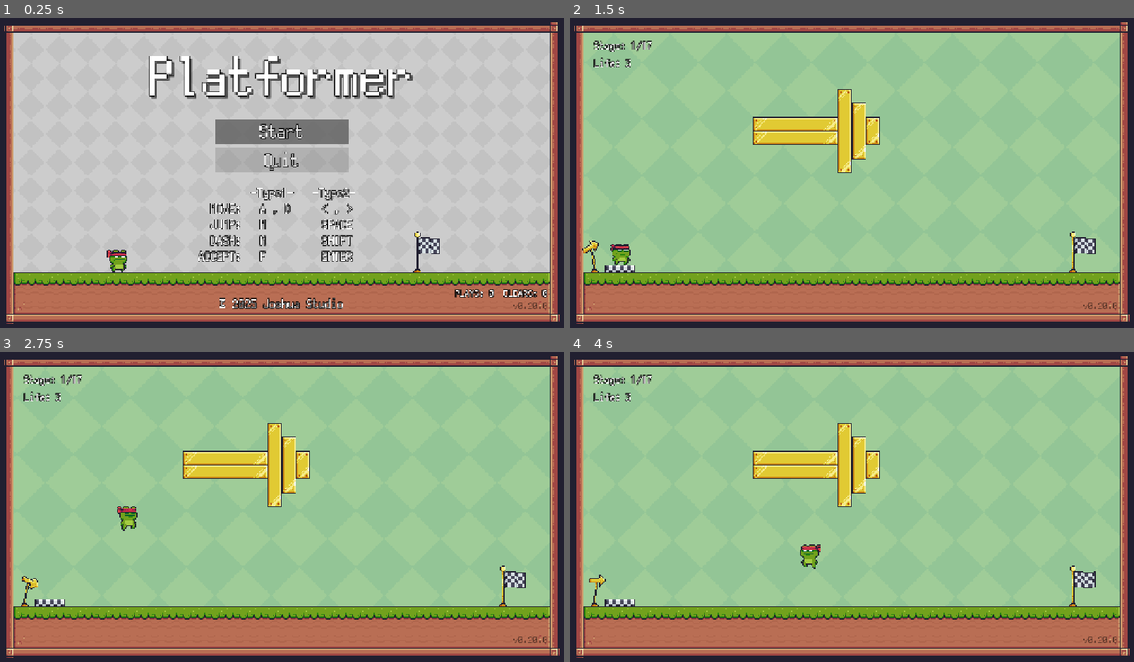
Above: before the commit, frames 1-4 (two rows, left to right).
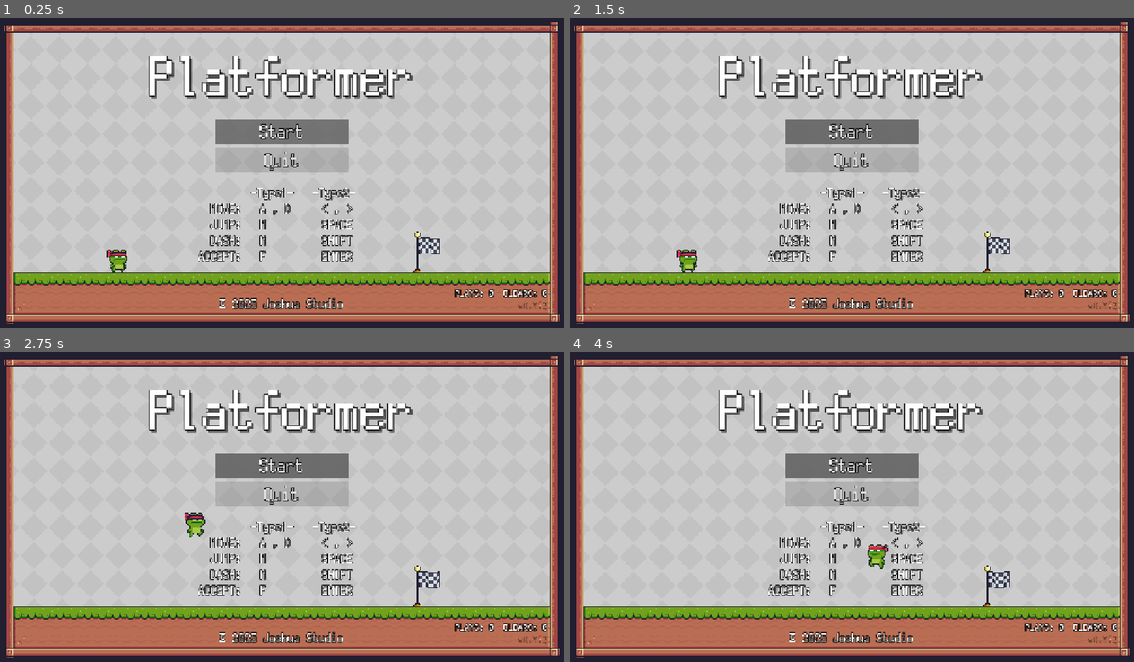
Above: after the commit, the same moments.

Repository: joshuafolkken/godot-2d-platformer
Game: Godot game, scene res://scenes/title.tscn
Two runs of this game, one before a commit and one after it. Both use one fixed random seed, a clock stepped at 60 frames per second and the inputs below.
Inputs (mouse positions are in pixels of both pictures, inside the frame that each line leads up to):
- Up to frame 1 (0.25 s): no input
- Up to frame 2 (1.5 s): click "Start" at 0.5 s; click (852, 129) at 1.25 s, where only the run after the commit has a clickable "Start"
- Up to frame 3 (2.75 s): hold D (right) from 2.03 s (still down); tap Shift (dash) at 2.1 s; tap Space (jump) at 2.27, 2.3, 2.57 s
- Up to frame 4 (4 s): tap Space (jump) at 2.85, 3.02, 3.32, 3.8 s; tap Shift (dash) at 3.05, 3.6 s; release D (right) at 3.53 s; hold A (left) from 3.53 s (still down)

The runs differ from the first frame. In frame 1, less than 0.1% of the frame differs, in the area x 90-97%, y 91-94%; in frame 2, 74%, in the area x 2-98%, y 4-94%; in frame 3, 74%; in frame 4, 74%.
Error after the commit: Parse Error: Identifier "Log" not declared in the current scope. (res://scripts/global/game_manager.gd:46)

Commit message:
refactor #142

Diff:
--- a/project.godot
+++ b/project.godot
@@ -11,7 +11,7 @@
 [application]
 
 config/name="Godot 2D Platformer"
-config/version="0.20.0"
+config/version="0.21.0"
 run/main_scene="uid://dfddsmhm3n04y"
 config/features=PackedStringArray("4.4", "Forward Plus")
 config/icon="res://icon.svg"
--- a/scenes/stage_base.gd
+++ b/scenes/stage_base.gd
@@ -3,7 +3,9 @@
 
 # Called when the node enters the scene tree for the first time.
 func _ready() -> void:
+	AudioManager.stop_all_sounds()
 	get_tree().paused = false
+	AudioManager.play_ambient(AudioManager.SoundId.BGM)
 
 
 func _process(_delta: float) -> void:
--- a/scenes/title.gd
+++ b/scenes/title.gd
@@ -7,6 +7,8 @@
 
 # Called when the node enters the scene tree for the first time.
 func _ready() -> void:
+	AudioManager.stop_all_sounds()
+
 	get_tree().paused = false
 	start_button.grab_focus()
 	quit_button.visible = OS.get_name() != "Web"
--- a/scripts/global/game_manager.gd
+++ b/scripts/global/game_manager.gd
@@ -4,33 +4,24 @@
 signal player_respawned
 signal player_died
 
-const INITIAL_STAGE_INDEX := -1
-const INITIAL_LIFE_COUNT := 3
+var _game_state: GameState
+var _stage_manager: StageManager
+var _scene_manager: SceneManager
 
-const TITLE_SCENE: PackedScene = preload("res://scenes/title.tscn")
 
-const STAGES: Array[String] = [
-	"walk",
-	"jump",
-	"2-jumps",
-	"3-jumps",
-	"3-jumps-2",
-	"dash-jump",
-	"dash-jump-2",
-	"island",
-	"island-2",
-	"midair-jump",
-	"midair-jump-2",
-	"final",
-	"walk-2",
-	"spikes",
-	"spikes-2",
-	"holed-mountain",
-	"holed-mountain-2",
-]
+func _initialize_managers() -> void:
+	_game_state = GameState.new()
+	_stage_manager = StageManager.new()
+	_scene_manager = SceneManager.new()
 
-var _current_stage := INITIAL_STAGE_INDEX
-var _current_life := INITIAL_LIFE_COUNT
+
+func _connect_signals() -> void:
+	SignalManager.player_hit.connect(_on_player_hit)
+
+
+func _ready() -> void:
+	_connect_signals()
+	_initialize_managers()
 
 
 func get_version() -> String:
@@ -38,52 +29,38 @@
 
 
 func get_stage() -> String:
-	return "Stage: %d/%d" % [_current_stage + 1, STAGES.size()]
+	return _stage_manager.get_display_text()
 
 
 func get_life() -> String:
-	return "Life: %d" % _current_life
-
-
-func _change_scene(packed_scene: PackedScene) -> void:
-	get_tree().change_scene_to_packed(packed_scene)
+	return _game_state.get_life_text()
 
 
 func load_title_scene() -> void:
-	_current_stage = INITIAL_STAGE_INDEX
-	_current_life = INITIAL_LIFE_COUNT
-	AudioManager.stop_all_sounds()
-	_change_scene(TITLE_SCENE)
+	_game_state.reset()
+	_stage_manager.reset()
+	_scene_manager.load_title()
 
 
-func load_stage(number: int) -> void:
-	if number < 0 or number >= STAGES.size():
+func load_next_stage() -> void:
+	Log.d()
+	if not _stage_manager.next():
 		Settings.increment_clear_count()
 		load_title_scene()
 		return
 
-	var stage_scene: PackedScene = load("res://scenes/stages/stage-%s.tscn" % STAGES[number])
-	_change_scene(stage_scene)
-
-
-func load_next_stage() -> void:
-	_current_stage += 1
-	load_stage(_current_stage)
-	AudioManager.stop_all_sounds()
-	AudioManager.play_ambient(AudioManager.SoundId.BGM)
+	Log.d()
+	var stage_path := _stage_manager._get_stage_path()
+	Log.d()
+	_scene_manager.load_stage(stage_path)
+	Log.d()
 
 
 func _on_player_hit() -> void:
-	_current_life -= 1
+	var can_continue := _game_state.decrease_life()
 	life_changed.emit()
 
-	if _current_life <= 0:
+	if not can_continue:
 		player_died.emit()
 	else:
 		player_respawned.emit()
-
-
-func _ready() -> void:
-	var count := Settings.load_play_count()
-	print("Death count: %d" % count)
-	SignalManager.player_hit.connect(_on_player_hit)
--- /dev/null
+++ b/scripts/lib/game_state.gd
@@ -0,0 +1,31 @@
+class_name GameState
+extends RefCounted
+
+enum State { TITLE, PLAYING, PAUSED, GAME_OVER }
+
+const INITIAL_LIFE_COUNT := 3
+
+var _current_state: State
+var _life_count: int
+
+
+func reset() -> void:
+	_current_state = State.TITLE
+	_life_count = INITIAL_LIFE_COUNT
+
+
+func _init() -> void:
+	reset()
+
+
+func can_continue() -> bool:
+	return _life_count > 0
+
+
+func get_life_text() -> String:
+	return "Life: %d" % _life_count
+
+
+func decrease_life() -> bool:
+	_life_count -= 1
+	return can_continue()
--- /dev/null
+++ b/scripts/lib/scene_manager.gd
@@ -0,0 +1,18 @@
+class_name SceneManager
+extends RefCounted
+
+const TITLE_SCENE: PackedScene = preload("res://scenes/title.tscn")
+
+
+func _change_scene(packed_scene: PackedScene) -> void:
+	var tree: SceneTree = Engine.get_main_loop()
+	tree.change_scene_to_packed(packed_scene)
+
+
+func load_title() -> void:
+	_change_scene(TITLE_SCENE)
+
+
+func load_stage(stage_path: String) -> void:
+	var stage_scene: PackedScene = load(stage_path)
+	_change_scene(stage_scene)
--- /dev/null
+++ b/scripts/lib/stage_manager.gd
@@ -0,0 +1,51 @@
+class_name StageManager
+extends RefCounted
+
+const INITIAL_STAGE_INDEX := -1
+
+const STAGES: Array[String] = [
+	"walk",
+	"jump",
+	"2-jumps",
+	"3-jumps",
+	"3-jumps-2",
+	"dash-jump",
+	"dash-jump-2",
+	"island",
+	"island-2",
+	"midair-jump",
+	"midair-jump-2",
+	"final",
+	"walk-2",
+	"spikes",
+	"spikes-2",
+	"holed-mountain",
+	"holed-mountain-2",
+]
+
+var _stage_index: int
+
+
+func reset() -> void:
+	_stage_index = INITIAL_STAGE_INDEX
+
+
+func _init() -> void:
+	reset()
+
+
+func _get_stage_path() -> String:
+	return "res://scenes/stages/stage-%s.tscn" % STAGES[_stage_index]
+
+
+func _is_valid_stage() -> bool:
+	return _stage_index >= 0 and _stage_index < STAGES.size()
+
+
+func get_display_text() -> String:
+	return "Stage: %d/%d" % [_stage_index + 1, STAGES.size()]
+
+
+func next() -> bool:
+	_stage_index += 1
+	return _is_valid_stage()
Not shown, added: scripts/lib/game_state.gd.uid
Not shown, added: scripts/lib/scene_manager.gd.uid
Not shown, added: scripts/lib/stage_manager.gd.uid
